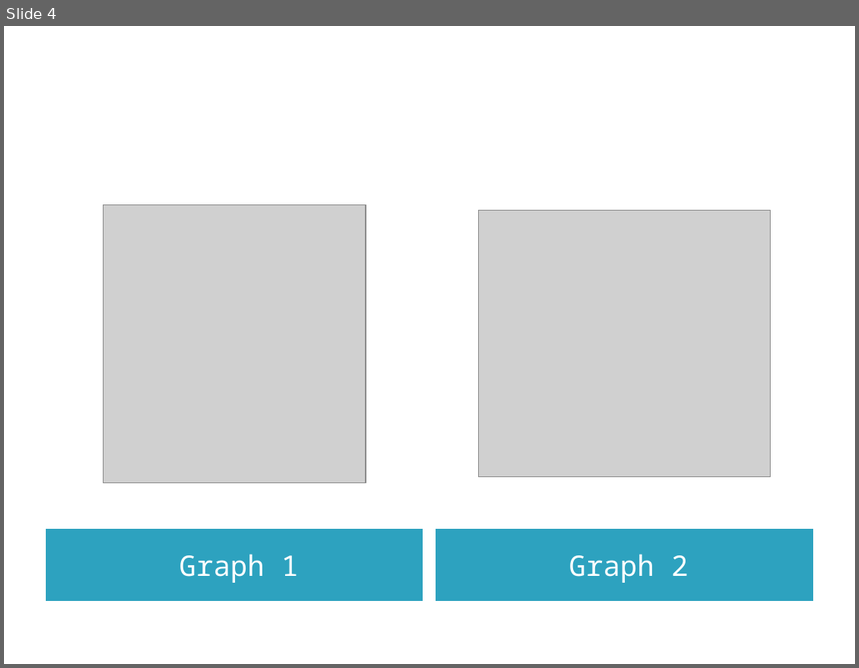
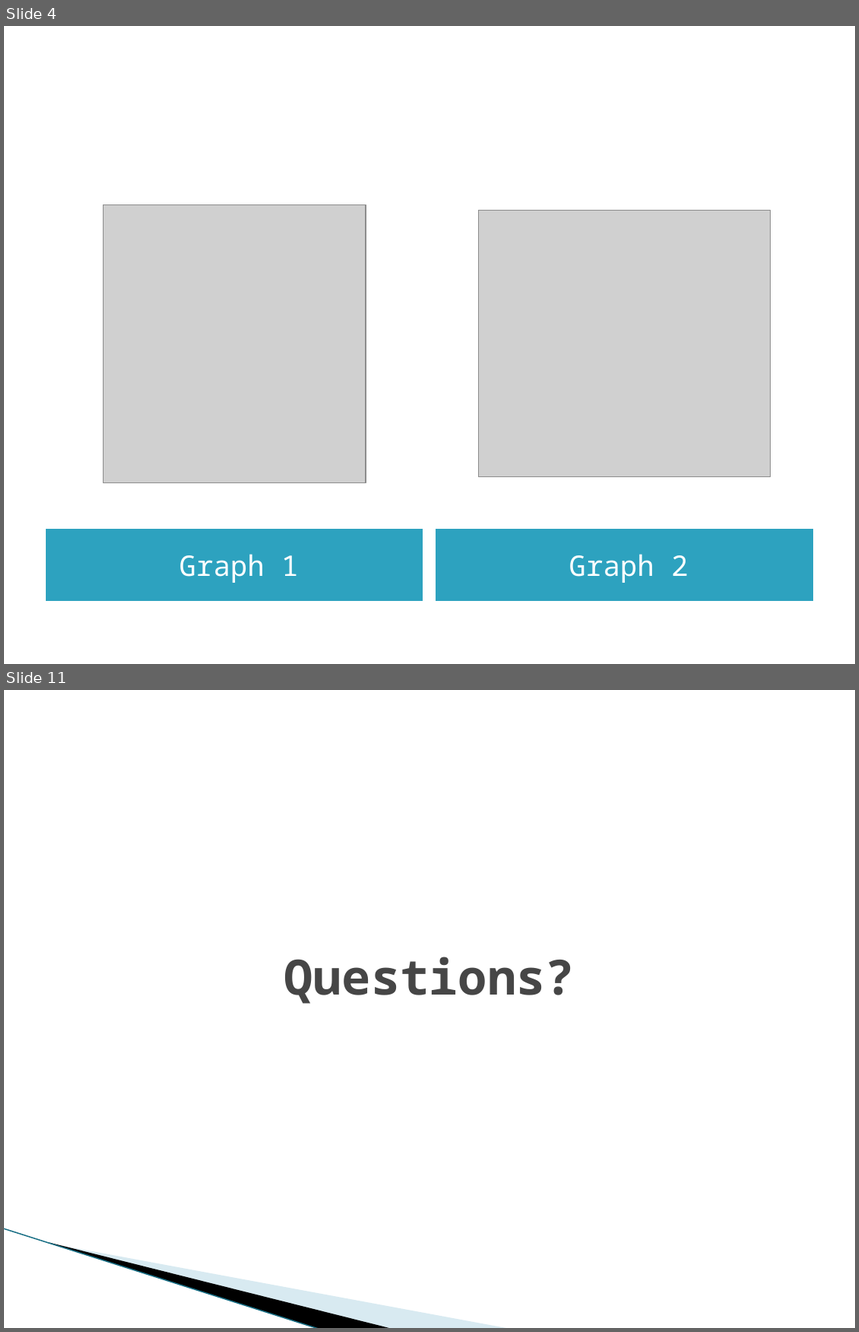
Before and after one commit to kjrcda/recursive-bit-string-isomorphism, a slide deck: Solving Graph Isomorphism with Minimum Bit Strings.pptx. Shown one above the other, each under a label of ours: slide 4 before the commit, slides 4 and 11 after it; the slides between them are not shown. The pictures are 859x668 and 859x1332 pixels, drawn with LibreOffice and Linux fonts; fonts in the diff are those of the drawing; grey boxes stand for pictures; background and template pictures are left out. Boxes give left, top, right and bottom in pixels: in the first picture for what was removed or moved away, otherwise in the second. Text is boxed around its words. In the diff, an @@ line names an element or a change of style, - is before the commit and + after.

```diff
--- a/Solving Graph Isomorphism with Minimum Bit Strings.pptx
+++ b/Solving Graph Isomorphism with Minimum Bit Strings.pptx
@@ slide 11 added at (4,690,855,1328), background #FFFFFF @@
@@ title added at (284,957,575,1004), 41 pt, text #464646, bold @@
+Questions?
@@ line added from (4, 1229) to (320, 1328), #97C5D8 0.95 pt @@
@@ freeform shape added at (49,1243,393,1328), fill #000000 @@
@@ freeform shape added at (51,1243,510,1328), fill #A0CBDC at 40% opacity @@
```
Also in this commit, not shown: 3 slides changed, 5 other slides added, 2 slides removed.
